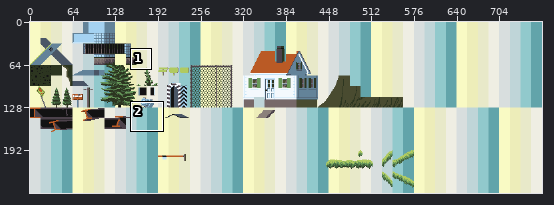
One commit to this pixel-art file: assets/Tile/CloudFactoryExterior/CloudFactoryExterior.ase. The picture above shows the old version from afar; the outline marks the close-up.
Close-up. As it was:
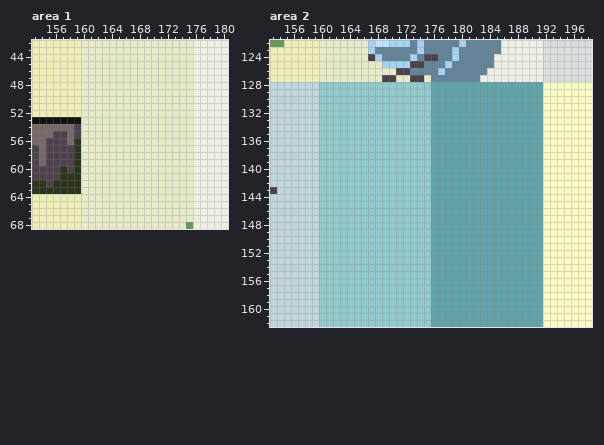
768x256 pixels, 1 frame. Shown: area 1: x 153..180, y 42..68; area 2: x 153..198, y 122..162.
After:
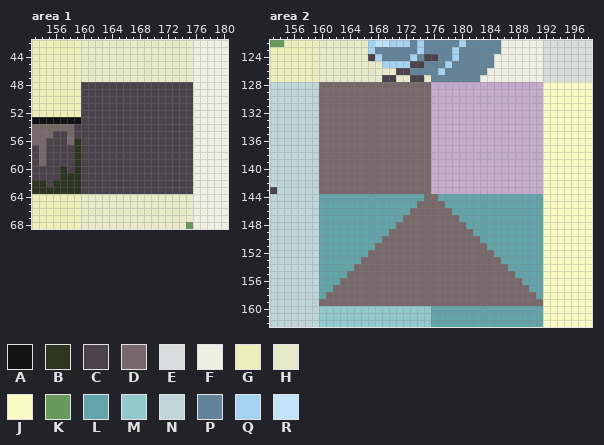
Palette (. is transparent): A #131313  B #2c3520  C #4c424b  D #776969  E #d8dede  F #efeee3  G #ededb9  H #e8e9c9  J #f9fac4  K #68995b  L #62a4aa  M #91c9cc  N #bfd5d8  P #638399  Q #a5d2f1  R #c2e2f7
Edits made:
Area 1, layer "Back":
y 48..63: x 160..175 HHHHHHHHHHHHHHHH -> CCCCCCCCCCCCCCCC
Area 2, layer "Back":
y 128..143: x 160..191 MMMMMMMMMMMMMMMMLLLLLLLLLLLLLLLL -> DDDDDDDDDDDDDDDD................
y 144: x 160..176 MMMMMMMMMMMMMMMML -> LLLLLLLLLLLLLLLDD
y 145: x 160..177 MMMMMMMMMMMMMMMMLL -> LLLLLLLLLLLLLLDDDD
y 146: x 160..178 MMMMMMMMMMMMMMMMLLL -> LLLLLLLLLLLLLDDDDDD
y 147: x 160..179 MMMMMMMMMMMMMMMMLLLL -> LLLLLLLLLLLLDDDDDDDD
y 148: x 160..180 MMMMMMMMMMMMMMMMLLLLL -> LLLLLLLLLLLDDDDDDDDDD
y 149: x 160..181 MMMMMMMMMMMMMMMMLLLLLL -> LLLLLLLLLLDDDDDDDDDDDD
y 150: x 160..182 MMMMMMMMMMMMMMMMLLLLLLL -> LLLLLLLLLDDDDDDDDDDDDDD
y 151: x 160..183 MMMMMMMMMMMMMMMMLLLLLLLL -> LLLLLLLLDDDDDDDDDDDDDDDD
y 152: x 160..184 MMMMMMMMMMMMMMMMLLLLLLLLL -> LLLLLLLDDDDDDDDDDDDDDDDDD
y 153: x 160..185 MMMMMMMMMMMMMMMMLLLLLLLLLL -> LLLLLLDDDDDDDDDDDDDDDDDDDD
y 154: x 160..186 MMMMMMMMMMMMMMMMLLLLLLLLLLL -> LLLLLDDDDDDDDDDDDDDDDDDDDDD
y 155: x 160..187 MMMMMMMMMMMMMMMMLLLLLLLLLLLL -> LLLLDDDDDDDDDDDDDDDDDDDDDDDD
y 156: x 160..188 MMMMMMMMMMMMMMMMLLLLLLLLLLLLL -> LLLDDDDDDDDDDDDDDDDDDDDDDDDDD
y 157: x 160..189 MMMMMMMMMMMMMMMMLLLLLLLLLLLLLL -> LLDDDDDDDDDDDDDDDDDDDDDDDDDDDD
y 158: x 160..190 MMMMMMMMMMMMMMMMLLLLLLLLLLLLLLL -> LDDDDDDDDDDDDDDDDDDDDDDDDDDDDDD
y 159: x 160..191 MMMMMMMMMMMMMMMMLLLLLLLLLLLLLLLL -> DDDDDDDDDDDDDDDDDDDDDDDDDDDDDDDD
Pixel boxes of the changes (left, top, right, bottom) in both close-ups:
changed: (81, 82, 193, 194)
changed: (319, 82, 543, 306)
